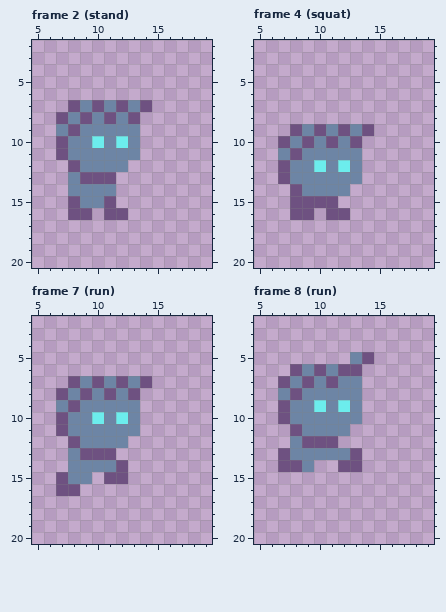
Pixel-art file -- assets/player/movement/lenny.aseprite. The picture above was drawn from the file before the commit.
22x22 pixels, 69 frames. Shown: frame 2 (stand): x 5..19, y 2..20; frame 4 (squat): x 5..19, y 2..20; frame 7 (run): x 5..19, y 2..20; frame 8 (run): x 5..19, y 2..20. The commit also changed other frames, which this record leaves out.
Now the later version:
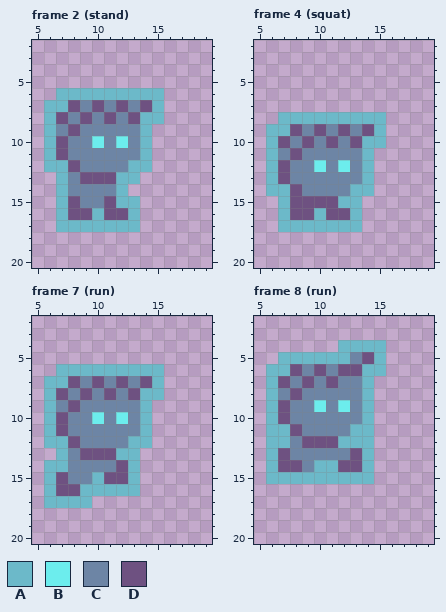
Palette (. is transparent): A #6cb9c9  B #6ceded  C #6d85a5  D #6e5181
What changed:
layer "outline" now shown
--- frame 2 (stand), layer "outline"
@@ x 5..19 @@
  5 ...............
- 6 ...............
- 7 ...DCDCDCD.....
- 8 ..DCDCDCD......
- 9 ..CDCCCCC......
-10 ..DCCBCBC......
-11 ..DCCCCCC......
-12 ...DCCCC.......
-13 ...CDDD........
-14 ...CCCC........
-15 ...DCCD........
-16 ...DD.DD.......
-17 ...............
+ 6 ..AAAAAAAAA....
+ 7 .AADCDCDCDA....
+ 8 .ADCDCDCDAA....
+ 9 .ACDCCCCCA.....
+10 .ADCCBCBCA.....
+11 .ADCCCCCCA.....
+12 .AADCCCCAA.....
+13 ..ACDDDAA......
+14 ..ACCCCA.......
+15 ..ADCCDAA......
+16 ..ADDADDA......
+17 ..AAAAAAA......
 18 ...............
--- frame 4 (squat), layer "outline"
@@ x 5..19 @@
  7 ...............
- 8 ...............
- 9 ...DCDCDCD.....
-10 ..DCDCDCD......
-11 ..CDCCCCC......
-12 ..DCCBCBC......
-13 ..DCCCCCC......
-14 ...DCCCC.......
-15 ...DDDD........
-16 ...DD.DD.......
-17 ...............
+ 8 ..AAAAAAAAA....
+ 9 .AADCDCDCDA....
+10 .ADCDCDCDAA....
+11 .ACDCCCCCA.....
+12 .ADCCBCBCA.....
+13 .ADCCCCCCA.....
+14 .AADCCCCAA.....
+15 ..ADDDDAA......
+16 ..ADDADDA......
+17 ..AAAAAAA......
 18 ...............
--- frame 7 (run), layer "outline"
@@ x 5..19 @@
  5 ...............
- 6 ...............
- 7 ...DCDCDCD.....
- 8 ..DCDCDCD......
- 9 ..CDCCCCC......
-10 ..DCCBCBC......
-11 ..DCCCCCC......
-12 ...DCCCC.......
-13 ...CDDD........
-14 ...CCCCD.......
-15 ..DCC.DD.......
-16 ..DD...........
-17 ...............
+ 6 ..AAAAAAAAA....
+ 7 .AADCDCDCDA....
+ 8 .ADCDCDCDAA....
+ 9 .ACDCCCCCA.....
+10 .ADCCBCBCA.....
+11 .ADCCCCCCA.....
+12 .AADCCCCAA.....
+13 ..ACDDDAA......
+14 .AACCCCDA......
+15 .ADCCADDA......
+16 .ADDAAAAA......
+17 .AAAA..........
 18 ...............
--- frame 8 (run), layer "outline"
@@ x 5..19 @@
  3 ...............
- 4 ...............
- 5 ........CD.....
- 6 ...DCDCDD......
- 7 ..DCDCDCC......
- 8 ..CDCCCCC......
- 9 ..DCCBCBC......
-10 ..DCCCCCC......
-11 ...DCCCC.......
-12 ...CDDD........
-13 ..DCCCCCD......
-14 ..DDC..DD......
-15 ...............
+ 4 .......AAAA....
+ 5 ..AAAAAACDA....
+ 6 .AADCDCDDAA....
+ 7 .ADCDCDCCA.....
+ 8 .ACDCCCCCA.....
+ 9 .ADCCBCBCA.....
+10 .ADCCCCCCA.....
+11 .AADCCCCAA.....
+12 .AACDDDAAA.....
+13 .ADCCCCCDA.....
+14 .ADDCAADDA.....
+15 .AAAAAAAAA.....
 16 ...............
Where, in picture pixels (left, top, right, bottom), the same in both pictures:
added: (44, 88, 164, 232)
added: (266, 112, 386, 232)
added: (44, 364, 164, 508)
added: (266, 340, 386, 484)
